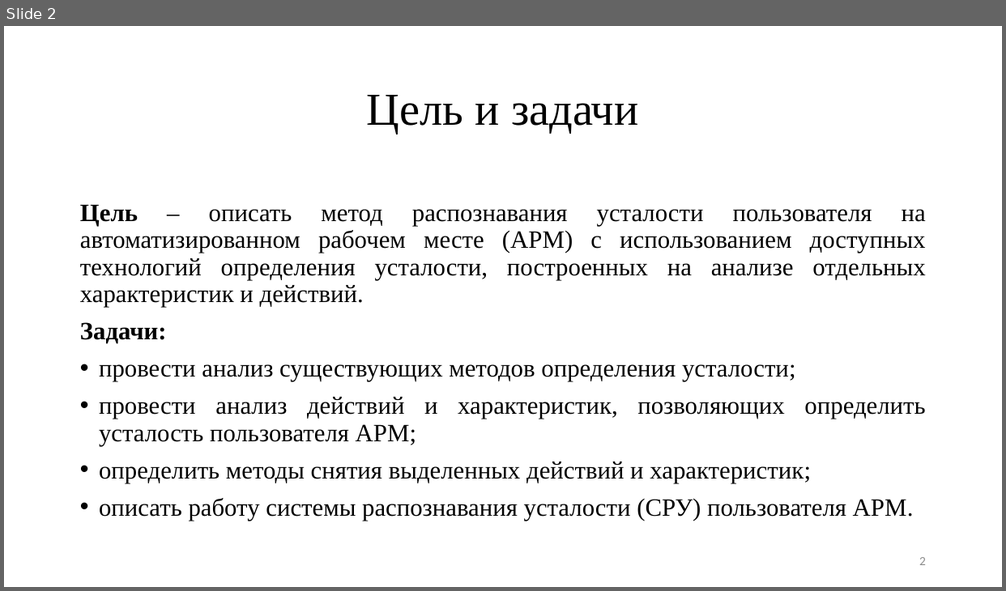
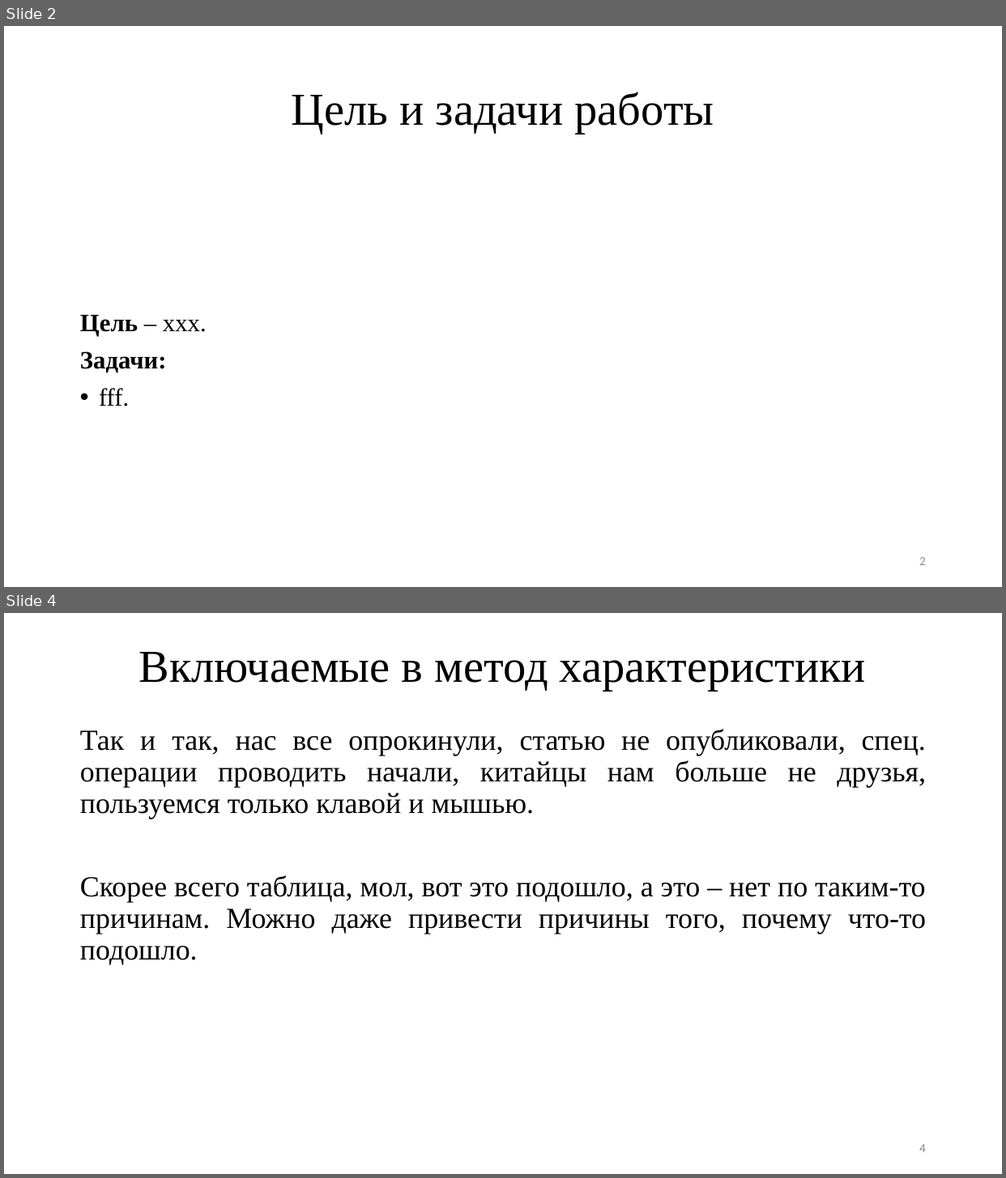
Before and after one commit to TheSawIsTheLaw/FatigueRecognitionSystem, a slide deck: Presentation/presentation.pptx. Shown one above the other, each under a label of ours: slide 2 before the commit, slides 2 and 4 after it; the slides between them are not shown. The pictures are 1006x591 and 1006x1178 pixels, drawn with LibreOffice and Linux fonts; fonts in the diff are those of the drawing. Boxes give left, top, right and bottom in pixels: in the first picture for what was removed or moved away, otherwise in the second. Text is boxed around its words. In the diff, an @@ line names an element or a change of style, - is before the commit and + after.

```diff
--- a/Presentation/presentation.pptx
+++ b/Presentation/presentation.pptx
@@ slide 4 added at [4,613,1002,1174], background #FFFFFF @@
@@ title added at [139,652,866,691], 44 pt, text #000000 @@
+Включаемые в метод характеристики
@@ text added at [80,729,926,965], 28 pt, text #000000 @@
+Так и так, нас все опрокинули, статью не опубликовали, спец. операции проводить начали, китайцы нам больше не друзья, пользуемся только клавой и мышью.
+Скорее всего таблица, мол, вот это подошло, а это – нет по таким-то причинам. Можно даже привести причины того, почему что-то подошло.
@@ page number added at [919,1144,926,1152], 12 pt, text #8C8C8C @@
+4
@@ slide 2 changed as well @@
@@ title at [292,92,714,134]: text changed @@
-Цель и задачи
+Цель и задачи работы
@@ text at [80,314,206,336]: text changed @@
-Цель – описать метод распознавания усталости пользователя на автоматизированном рабочем месте (АРМ) с использованием доступных технологий определения усталости, построенных на анализе отдельных характеристик и действий.
+Цель – xxx.
@@ text at [99,388,129,407]: text changed @@
-• провести анализ существующих методов определения усталости;
-• провести анализ действий и характеристик, позволяющих определить усталость пользователя АРМ;
-• определить методы снятия выделенных действий и характеристик;
-• описать работу системы распознавания усталости (СРУ) пользователя АРМ.
+• fff.
```
Also in this commit, not shown: 1 other slide changed, 11 other slides added, 4 slides removed, 1 other file.
